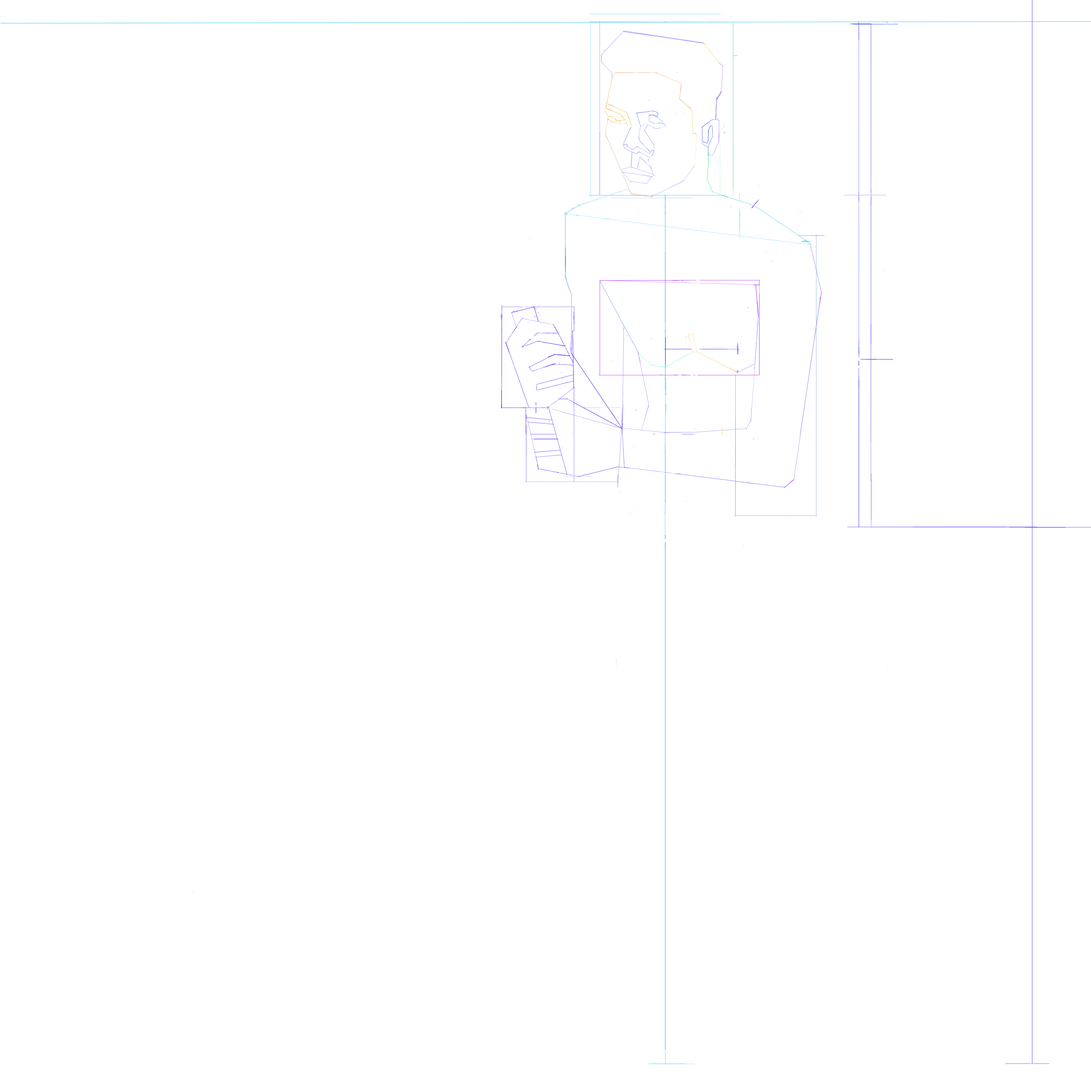
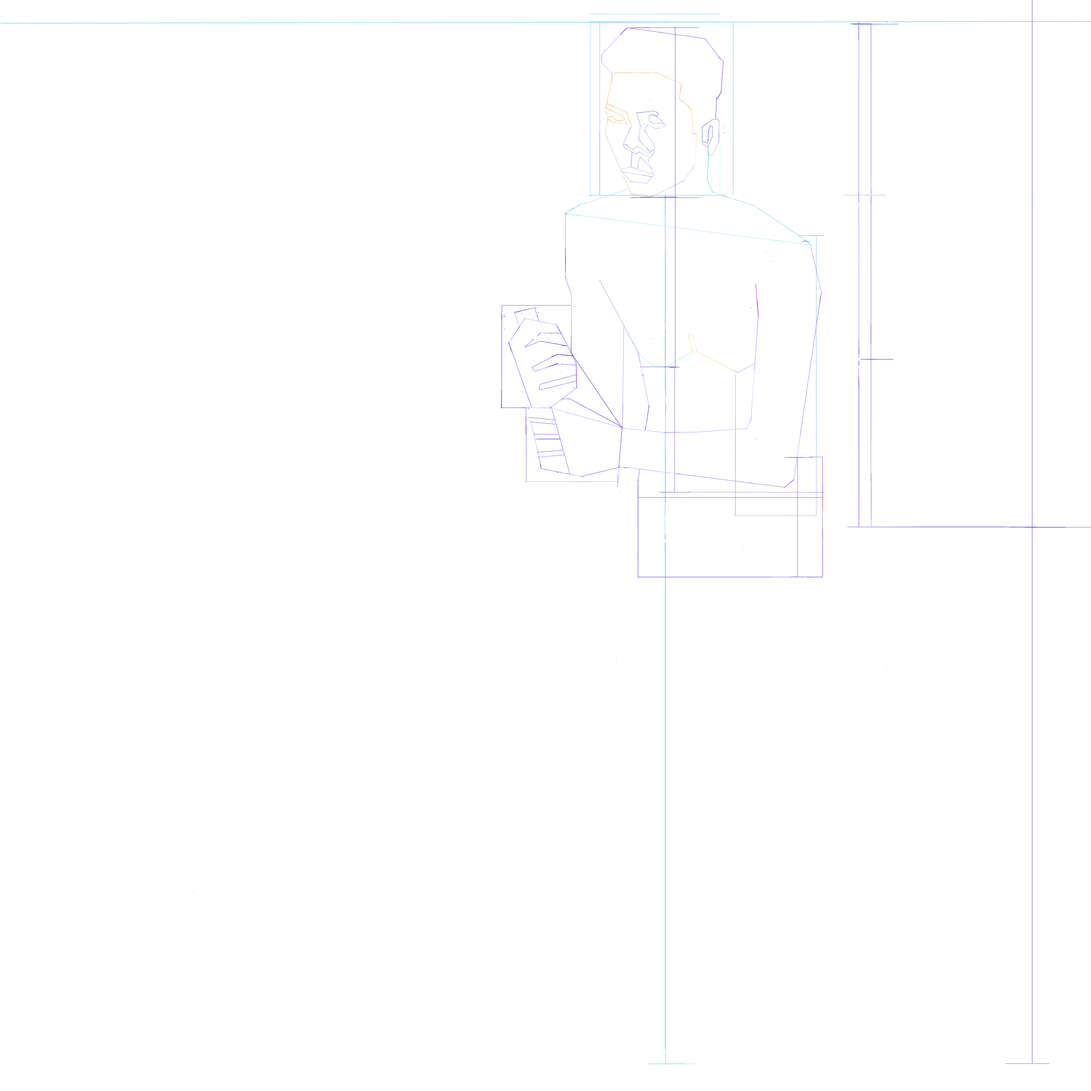
Two versions of the same layered image (1091x1091). Layer-by-layer changes:
added layer "Layer 314" in group "Layer 223 - Smart Object Group" over (637, 456, 825, 579)
added layer "Layer 312" in group "Layer 223 - Smart Object Group" over (787, 456, 805, 578)
added layer "Layer 311" in group "Layer 223 - Smart Object Group" over (637, 479, 795, 481)
renamed "Layer 304" to "Layer 310", moved it above "Layer 309", painted on it over (530, 367, 825, 494)
renamed "Layer 289" to "Layer 309", moved it above "Layer 308", painted on it over (499, 196, 818, 410)
removed layer "Layer 290" from group "Layer 223 - Smart Object Group" over (510, 304, 612, 380)
added layer "Layer 308" in group "Layer 223 - Smart Object Group" over (630, 26, 701, 198)
added layer "sss" in group "Layer 223 - Smart Object Group" over (637, 480, 825, 540)
painted on "Layer 305" over (499, 293, 821, 483)
painted on "Tóc" over (619, 27, 739, 93)
painted on "Layer 282" over (501, 305, 637, 479)
removed layer "Layer 295" from group "Layer 223 - Smart Object Group" over (508, 327, 566, 348)
painted on "Layer 236" over (598, 279, 761, 481)
removed layer "Layer 303" from group "Layer 223 - Smart Object Group" over (525, 417, 555, 425)
removed layer "Layer 300" from group "Layer 223 - Smart Object Group" over (529, 353, 580, 372)
removed layer "Layer 298" from group "Layer 223 - Smart Object Group" over (536, 374, 578, 391)
painted on "Layer 233" over (610, 197, 694, 206)
painted on "Layer 227" over (751, 199, 760, 209)
removed layer "Layer 294" from group "Layer 223 - Smart Object Group" over (503, 317, 554, 347)
removed layer "Layer 306" from group "Layer 223 - Smart Object Group" over (548, 408, 568, 476)
removed layer "Layer 288" from group "Layer 223 - Smart Object Group" over (499, 305, 580, 483)
painted on "Layer 211" over (621, 426, 724, 468)
painted on "Trục TQ" over (739, 207, 741, 240)
…and 3 more changes (1 added, 2 painted)
